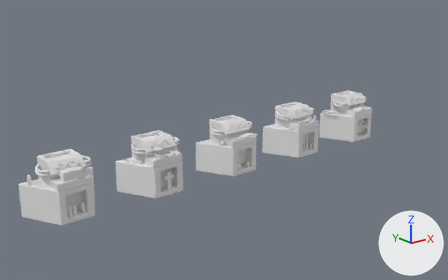
An edit to the FBX model Assets/FBX/Perks/Perks.fbx, drawn before and after from the same camera.
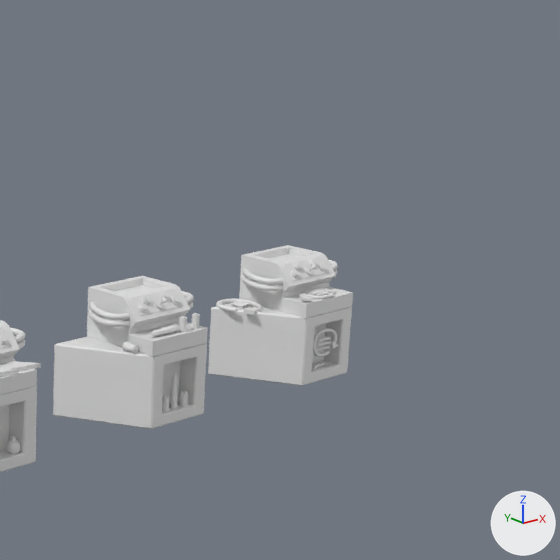
There are two pictures of each version: one whole from a 50 mm camera at (-12.65, -15.19, 7.22) aimed at (0.06, 0.7, 0.86), one close up on the part from 54% to 100% of the width and 0% to 74% of the height. Lighting does not change. The marker at lower right points along +X, +Y and +Z. Materials are left out; every surface is plain grey. Where no turn or scale is listed for an object, it has been applied to the vertices.

The older version as bpy lines, for what is in view:
```python
me_perkrecarga_001 = bpy.data.meshes.new('PerkRecarga.001')
me_perkrecarga_001.from_pydata(...)  # 11255 vertices, 10918 faces; spans x -1.11..1.14, y -0.48..0.83, z 0.0..1.68
me_perkrecarga_001.materials.append(mat_perkrecarga)
me_perktiros_001 = bpy.data.meshes.new('PerkTiros.001')
me_perktiros_001.from_pydata(...)  # 5576 vertices, 5263 faces; spans x -1.11..1.14, y -0.48..0.75, z 0.0..1.68
me_perktiros_001.materials.append(mat_perktiros)
me_perkvelocidade_001 = bpy.data.meshes.new('PerkVelocidade.001')
me_perkvelocidade_001.from_pydata(...)  # 5560 vertices, 5301 faces; spans x -1.11..1.14, y -0.48..0.75, z 0.0..1.68
me_perkvelocidade_001.materials.append(mat_perkvelocidade)
ob_perkrecarga = bpy.data.objects.new('PerkRecarga', me_perkrecarga_001)
ob_perkrecarga.location = (6.0, 0.0, 0.0)
ob_perktiros = bpy.data.objects.new('PerkTiros', me_perktiros_001)
ob_perktiros.location = (3.0, 0.0, 0.0)
ob_perkvelocidade = bpy.data.objects.new('PerkVelocidade', me_perkvelocidade_001)
ob_perkvelocidade.location = (0.0, 0.0, 0.0)
```
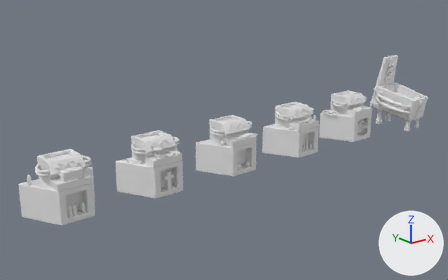
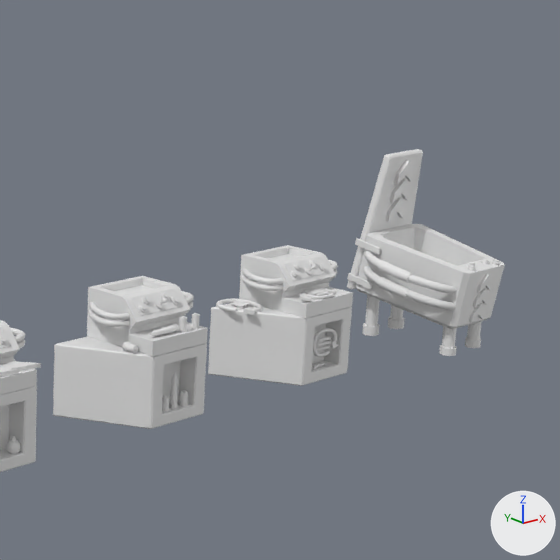
Pixel boxes [x1, y1, x2, y2] of what changed, in the close-ups (560 x 560 px):
```json
{"object": "UpgradeArmas", "change": "added", "after": [347, 149, 505, 356]}
```

The change, as JSON lines over the scene's bpy script:
```json
{"op": "add", "block": "me_upgradearmas_001", "code": ["me_upgradearmas_001 = bpy.data.meshes.new('UpgradeArmas.001')", "me_upgradearmas_001.from_pydata(...)  # 2348 vertices, 2208 faces; spans x -1.0..0.75, y -1.09..1.0, z -0.02..2.83"]}
{"op": "add", "block": "ob_upgradearmas", "code": ["ob_upgradearmas = bpy.data.objects.new('UpgradeArmas', me_upgradearmas_001)", "ob_upgradearmas.location = (8.88, 0.0, -0.01)"]}
```
